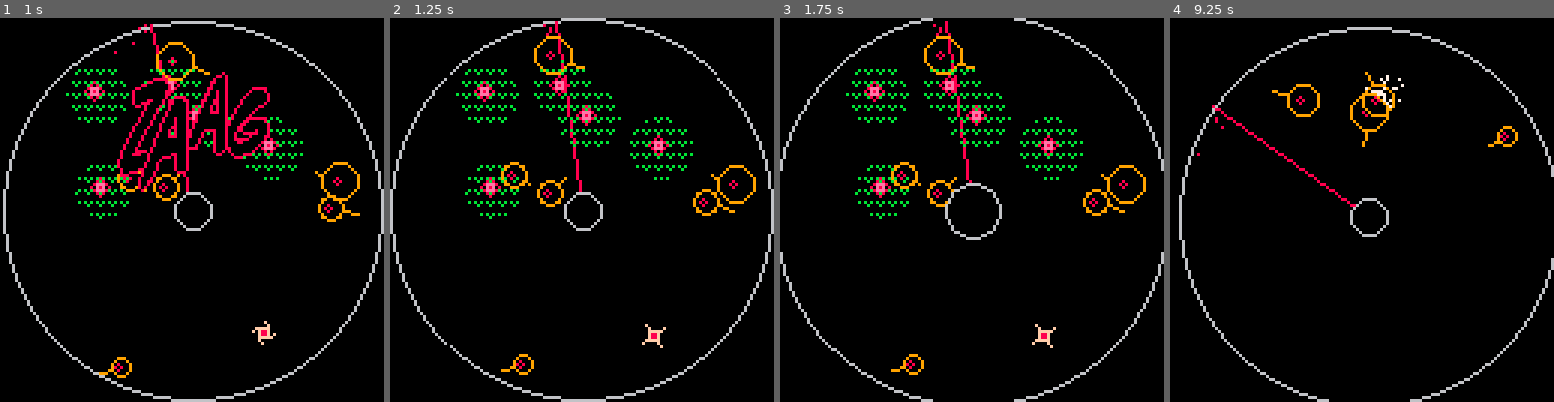
Above: before the commit, frames 1-4 (left to right).
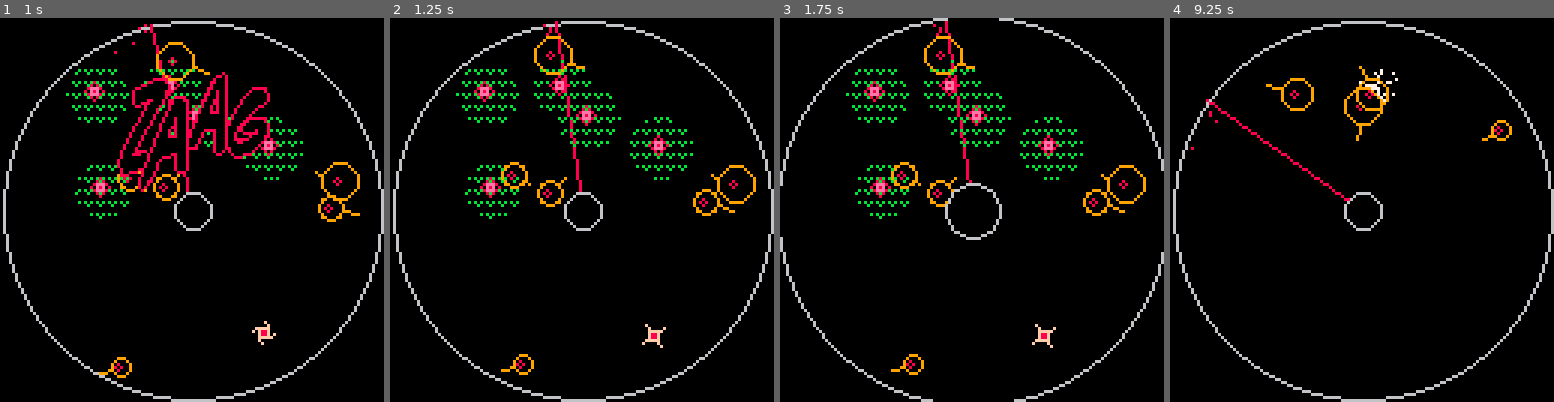
Above: after the commit, the same moments.

Repository: caseylabrack/laser
Game: PICO-8 cartridge laser.p8
The game is run twice, just before and just after one commit, with the same random seed, the same clock (stepped at 60 frames per second) and the same inputs.
Inputs:
- Up to frame 1 (1 s): tap X (X key) at 0.33 s; tap O (Z key) at 0.7 s
- Up to frame 2 (1.25 s): tap X (X key) at 1.07 s
- Up to frame 3 (1.75 s): hold Right from 1.6 s (still down); tap O (Z key) at 1.7 s
- Up to frame 4 (9.25 s): tap X (X key) every 1.12 s from 1.85 to 8.55 s; release Right at 2.1 s; tap O (Z key) every 0.4 s from 2.1 to 8.9 s; hold Up 2.15-2.42 s; hold Right 2.47-3.03 s; hold Left 3.08-3.58 s; hold Down 3.63-3.97 s; hold Right 4.02-4.68 s; hold Up 4.73-5.03 s; hold Left 5.08-5.68 s; hold Down 5.73-6.03 s; hold Right 6.08-6.58 s; hold Right 6.63-7.13 s; hold Up 7.18-7.45 s; hold Right 7.5-8.07 s; hold Left 8.12-8.62 s; hold Down 8.67-9 s; hold Right from 9.05 s (still down)

Frame 1 is identical in both runs. In frame 2, 2.2% of the frame differs, in the area x 0-86%, y 0-86%; in frame 3, 1.8%; in frame 4, 5.9%, in the area x 0-100%, y 0-100%.

Commit message:
persistent user prefs for screenshake, action button swap

Diff:
--- a/laser.p8
+++ b/laser.p8
@@ -5,15 +5,13 @@
 -- casey labrack
 
 -- todo:
---  progress line fix
---  title scan effect
 --  selectable # of mulligans? (easy, normal...)
 --  timing or lap based enemy? (boss?)
 
 p = {x=80,y=30,dx=0,dy=0,
 					a=.75,t=.25,rt=.05,r=3,friction=.92,
 					hop=25,charge=0,fullcharge=230,
-					enabled=false,controllable=true,
+					enabled=false,
 					thrusting=false,
 					gun=0,gunfull=120,gunfail=false,gunfailtick=0,
 					flipready=10,fliplast=0}
@@ -25,8 +23,6 @@
 fs= {} --flowers
 rs= {} --roids
 b = {x=0,y=0,dx,dy,a=0,r=2,speed=5,enabled=false,parts={}}
-bp= {} --bullet particles
-lp= {} --laser particles
 inner = {x=64,y=64,r=6}
 outer = {x=64,y=64,r=63,enabled=true}
 lvl=1
@@ -36,6 +32,10 @@
 state="title"
 cp=dp--current pallete
 sleep=0
+shake=0
+fire_btn=❎
+thrust_btn=🅾️
+screenshake=true
 --coroutines:
 wipe=nil
 blink=nil
@@ -47,20 +47,46 @@
 "what, am i made out of ships?",
 "zigged when you shoulda zaaged",
 "well, the ejector seat works",
+"i was told you knew how to fly",
 }
 
 tips={
-{"remember to take","15 minute breaks!"},
-{"zaag is a fun game"},
-{"the gun has an","initial charge time.","i know, i'm sorry."},
-{"for tau safety","only one bullet allowed"},
-{"very close range shots","= very fast rate of fire"},
-{"⬇️ key for quick flip","(try combined with tele)"},
-{"the charging time","for the tele is long","pray i don't make","it longer"}
+	{"remember to take","15 minute breaks!"},
+	{"zaag is a fun game"},
+	{"ship defenses have","an initial charge time.","i know, i'm sorry."},
+	{"for safety in the tau,","ships fire only one","bullet at a time"},
+	{"very close range shots","= very fast rate of fire"},
+	{"quick flip (⬇️) is","faster than doing a 180"},
+	{"the tele takes a","while to charge","good thing you're","good at dodging"},
+	{"some preferences","(screen shake toggle","and button swaps)","in the pause menu"},
 }
 
 function _init()
+	cartdata("caseylabrack_zaag")
+	local swapped=dget(0)==1
+	fire_btn  = (not swapped) and ❎ or 🅾️
+	thrust_btn= (not swapped) and 🅾️ or ❎
+	screenshake=dget(1)==1
 	title=cocreate(title_setup)
+	menuitem(1, "swap action btns", btns_toggle)
+	menuitem(2, "screenshake:"..(screenshake==1 and "on" or "off"), screenshake_toggle)
+end
+
+function btns_toggle()
+	if fire_btn==❎ then
+		fire_btn=🅾️ thrust_btn=❎
+		dset(0,1)
+	else
+		fire_btn=❎ thrust_btn=🅾️
+		dset(0,0)
+	end
+end
+
+function screenshake_toggle()
+	screenshake=not screenshake
+	menuitem(2, screenshake==true and "screenshake:on" or "screenshake:off",screenshake_toggle)
+	dset(1,screenshake==true and 1 or 0)
+	return true
 end
 
 function _update()
@@ -91,7 +117,7 @@
 		 p.fliplast=tick
 	 end
 	end
-	if btn(🅾️) then
+	if btn(thrust_btn) then
 		p.dx+=cos(p.a)*p.t
 		p.dy+=sin(p.a)*p.t
 		if not p.thrusting then
@@ -114,12 +140,13 @@
 		sleep=dur
 		sfx(22)
 	end
-	if btn(❎) and not b.enabled then
+	if btn(fire_btn) and not b.enabled then
 		if p.gun==p.gunfull then
 			b.enabled=true
 			b.x=p.x b.y=p.y b.a=p.a
 			b.dx=cos(b.a)*b.speed b.dy=sin(b.a)*b.speed
 			sfx(20)
+--		sfx(25)
 		else
 			if tick-p.gunfailtick>2 then
 				p.gunfail=true
@@ -355,11 +382,13 @@
 				if touching(b,l) then
 					b.enabled=false sfx(20,-2)
 					b:splash()
---					sfx(21)
+--					sfx(24)
+					sfx(21)
 					l.r-=2
 					l.growcount=0
 					l.hit=tick
 					if l.r<3 then
+						shake+=2
 						del(f,l)
 						if #f==0 then del(fs,f) end
 					end
@@ -371,10 +400,17 @@
 			if touching(b,v) then
 				b.enabled=false sfx(20,-2)
 				b:splash()
---				sfx(21)
+				sfx(21)
+				local oldr=v.r
 				v.r-=2
 				v.hit=tick
-				if v.r<3 then	del(rs,v) end
+				if v.r<3 then
+					shake+=1.1
+					local z=cocreate(rsplode)
+					coresume(z,v.x,v.y,oldr,v.dx,v.dy)
+					add(a2,z)
+					del(rs,v)
+				end
 				goto donebullet
 			end
 		end
@@ -392,6 +428,7 @@
 		if touching(inner,b) or distt(inner,b)>63 then
 			b.enabled=false sfx(20,-2)
 			b:splash()
+--			sfx(25)
 --			sfx(21)
 			goto donebullet
 		end
@@ -417,6 +454,7 @@
 	if state~="running" then return end
 	sfx(2,-2)
 	sfx(13)
+	shake+=4
 	p.enabled=false
 	p.thrusting=false
 	local d=cocreate(deathparticles)
@@ -431,6 +469,17 @@
 
 function _draw()
 cls()
+
+if shake > 1 then
+	if screenshake then
+		camera()
+		local a=rnd()
+		camera(cos(a)*shake,sin(a)*shake)
+	end
+	shake*=.75
+else
+	camera()
+end
 
 pal(cp)
 
@@ -458,13 +507,14 @@
 
 pal()
 if outer.enabled then
---	circ(outer.x,outer.y,outer.r,6)
-	circle(outer.x,outer.y,outer.r,6)
+	circ(outer.x,outer.y,outer.r,6)
+--	circle(outer.x,outer.y,outer.r,6)
 end
 pal(cp)
 
 --laser
 for l in all(lz) do
+	color(8)
 	line(64,64,l.x,l.y,8)
 	if rnd(1)>.1 then
 		circfill(l.x,l.y,rnd(2),8)
@@ -596,6 +646,7 @@
 -->8
 --levels
 lvls={
+--	{roids=5},
 --	{flowers=1,lasers=1,safezone=true},
 	{roids=4,lasers=1},
 	{roids=6,lasers=1,safezone=true},
@@ -791,7 +842,7 @@
 
 		for i=0,tt do
 			line(tb+i*ts,yt,tb+i*ts,yt+2,7)
-			if i*5>lvl then
+			if i*tt>lvl then
 				for i=0,15 do
 					pal(i,1)
 				end
@@ -1051,11 +1102,11 @@
 		i-=1
 		pal(dp)
 
-		if i>0 then
-			camera(rnd(4)-2,rnd(4)-2)
-		else
-			camera()
-		end
+--		if i>0 then
+--			camera(rnd(4)-2,rnd(4)-2)
+--		else
+--			camera()
+--		end
 		color(7)
 		for l in all(lines) do
 			l.midx+=l.dx
@@ -1084,11 +1135,12 @@
 	while t<1 do
 		t=(tick-start)/dur
 		t=easeoutexpo(t)
+		color(7)
 		line(x,y,x+30*t,y)
 		line(x,y,x-30*t,y)
 		line(x,y,x,y+30*t)
 		line(x,y,x,y-30*t)
-		circfill(x,y,t*4,7)
+		circfill(x,y,t*4)
 		yield()
 	end
 	start=tick
@@ -1104,22 +1156,8 @@
 		yield()
 	end
 end
-
--- bullet hit animation
-function b:splash(num)
-	local num=num or 10
-	for i=1,num do
-		local ps={}
-		ps.x,ps.y=self.x,self.y
-		local d=rnd(4)
-		local ang=rndr(-.2,.2)
-		ps.dx=cos(b.a+.5+ang)*d
-		ps.dy=sin(b.a+.5+ang)*d
-		ps.t=rnd(3)
-		add(self.parts,ps)
-	end
-end
 -->8
+--title screen
 function title_setup()
 	lz={}	zs={} hs={} rs={} fs={} b.enabled=false b.parts={}
 	local a=rnd()
@@ -1200,6 +1238,8 @@
 	}
 
 	fin=1
+	local col1={14,8,2,1}
+	local col2={1,2,8,14}
 	local frate=.1
 	local scany=0
 	while c<30 or btn()==0 do
@@ -1220,16 +1260,19 @@
 		sspr(sc.x,sc.y,sc.w,sc.h,tc.x,tc.y)
 
 --convert scany into oscillator so lines goes up and down
-		local os=sin(scany/100)*sc.h
+--		local os=sin(scany/100)*sc.h
 
 --scan line down the logotype
-		for x=1,sc.w do
-			if sget(sc.x+x,sc.y+os)==7 then
-				pset(tc.x+x,tc.y+os,8)
-			end
---			if sget(sc.x+x,sc.y+scany)==7 then
---				pset(tc.x+x,tc.y+scany,8)
---			end
+		pal()
+		local colc
+		for i=1,4 do
+			local os=sin((scany+i)/100)*sc.h
+			for x=1,sc.w do
+				if os>.5 then colc=col2 else colc=col1 end
+				if sget(sc.x+x,sc.y+os)==7 then
+					pset(tc.x+x,tc.y+os,colc[i])
+				end
+			end
 		end
 		scany+=1
 --		if scany>100 then scany=0 end
@@ -1237,6 +1280,34 @@
 	end
 	state="wipe"
 	wipe=cocreate(wipe_anim)
+end
+-->8
+--misc animations
+function rsplode(x,y,r,dx,dy)
+	local c=0
+	while c<10 do
+		c+=1
+		for i=i,12 do
+			pset(x+rnd(r),y+rnd(r),4)
+		end
+		x+=dx y+=dy
+		yield()
+	end
+end
+
+-- bullet hit animation
+function b:splash(num)
+	local num=num or 10
+	for i=1,num do
+		local ps={}
+		ps.x,ps.y=self.x,self.y
+		local d=rnd(4)
+		local ang=rndr(-.2,.2)
+		ps.dx=cos(b.a+.5+ang)*d
+		ps.dy=sin(b.a+.5+ang)*d
+		ps.t=rnd(6)
+		add(self.parts,ps)
+	end
 end
 __gfx__
 00000000006dd60000000000000000000000000000c00c000020020000000000000000000000000066666666666666666666666600e000000000e00000000000
Not shown, changed: the thumbnail (__label__) section of laser.p8
Not shown, changed: the sound effects (__sfx__) section of laser.p8
